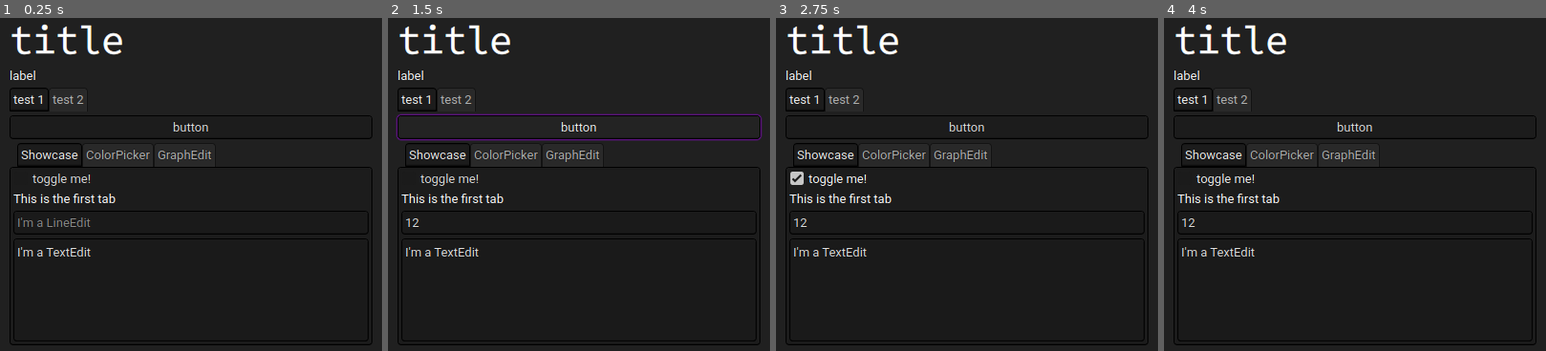
Above: before the commit, frames 1-4 (left to right).
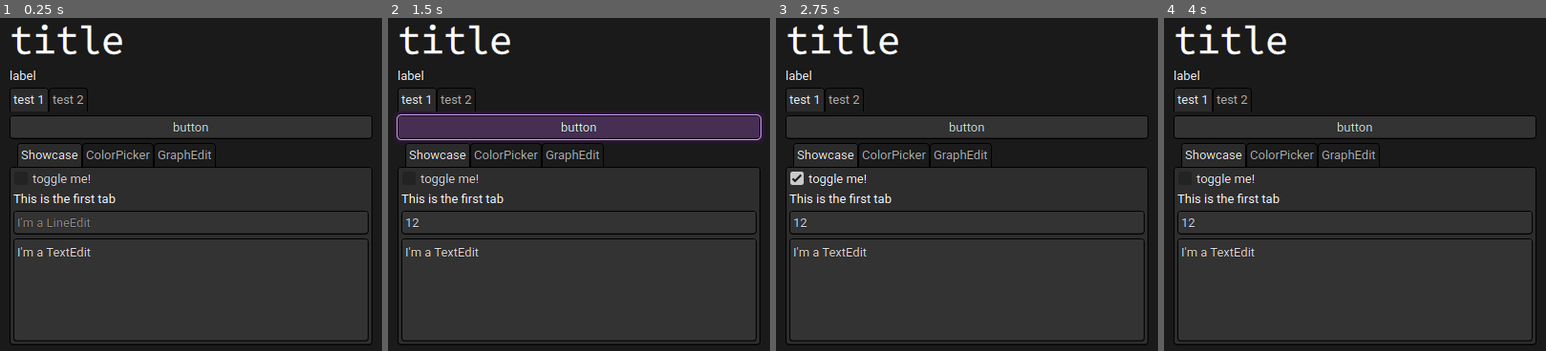
Above: after the commit, the same moments.

Repository: jxqu3/GodotGUITemplate
Game: Godot game, scene res://Scenes/main.tscn
Two runs of this game, one before a commit and one after it. Both use one fixed random seed, a clock stepped at 60 frames per second and the inputs below.
Inputs (mouse positions are in pixels of both pictures, inside the frame that each line leads up to):
- Up to frame 1 (0.25 s): no input
- Up to frame 2 (1.5 s): click (579, 221) at 0.52 s; type "12" at 0.6 s; click "button" at 1.25 s
- Up to frame 3 (2.75 s): click "toggle me!" at 2 s
- Up to frame 4 (4 s): click "button" at 2.75 s; click "toggle me!" at 3.5 s

The runs differ from the first frame. In frame 1, 33% of the frame differs, in the area x 2-97%, y 21-97%; in frame 2, 41%, in the area x 2-98%, y 21-97%; in frame 3, 33%; in frame 4, 33%.

Commit message:
improved styling

Diff:
--- a/Assets/Stylebox/Panels/panel.tres
+++ b/Assets/Stylebox/Panels/panel.tres
@@ -5,7 +5,7 @@
 content_margin_top = 4.0
 content_margin_right = 4.0
 content_margin_bottom = 4.0
-bg_color = Color(0.11372549, 0.11372549, 0.11372549, 1)
+bg_color = Color(0.17641908, 0.17641911, 0.17641902, 1)
 border_width_left = 1
 border_width_top = 1
 border_width_right = 1
--- a/Assets/Stylebox/Tabs/tab_hover.tres
+++ b/Assets/Stylebox/Tabs/tab_hover.tres
@@ -6,7 +6,10 @@
 content_margin_right = 4.0
 content_margin_bottom = 4.0
 bg_color = Color(0.25929403, 0.25929353, 0.25929376, 0.39607844)
-border_color = Color(1, 1, 1, 1)
+border_width_left = 1
+border_width_top = 1
+border_width_right = 1
+border_color = Color(0, 0, 0, 1)
 corner_radius_top_left = 3
 corner_radius_top_right = 3
 corner_detail = 5
--- a/Assets/Stylebox/Tabs/tab_selected.tres
+++ b/Assets/Stylebox/Tabs/tab_selected.tres
@@ -5,11 +5,10 @@
 content_margin_top = 4.0
 content_margin_right = 4.0
 content_margin_bottom = 4.0
-bg_color = Color(0.101960786, 0.101960786, 0.101960786, 0.6)
+bg_color = Color(0.16862746, 0.16862746, 0.16862746, 1)
 border_width_left = 1
-border_width_top = 2
+border_width_top = 1
 border_width_right = 1
-border_width_bottom = 3
 border_color = Color(0, 0, 0, 1)
 border_blend = true
 corner_radius_top_left = 3
--- a/Assets/Stylebox/Tabs/tab_unselected.tres
+++ b/Assets/Stylebox/Tabs/tab_unselected.tres
@@ -5,11 +5,11 @@
 content_margin_top = 4.0
 content_margin_right = 4.0
 content_margin_bottom = 4.0
-bg_color = Color(0.18359044, 0.18359044, 0.18359044, 0.6)
+bg_color = Color(0.105882354, 0.105882354, 0.105882354, 1)
 border_width_left = 1
 border_width_top = 1
 border_width_right = 1
-border_color = Color(0, 0, 0, 0.40392157)
+border_color = Color(0, 0, 0, 1)
 corner_radius_top_left = 3
 corner_radius_top_right = 3
 corner_detail = 5
--- a/Assets/Stylebox/focus_stylebox.tres
+++ b/Assets/Stylebox/focus_stylebox.tres
@@ -5,13 +5,20 @@
 content_margin_top = 4.0
 content_margin_right = 4.0
 content_margin_bottom = 4.0
-bg_color = Color(0.1764706, 0.1764706, 0.1764706, 0)
-draw_center = false
-border_color = Color(0.34225637, 0.0009120296, 0.51629543, 1)
+bg_color = Color(0.73241675, 0.99926287, 0, 0)
+border_width_left = 1
+border_width_top = 1
+border_width_right = 1
+border_width_bottom = 1
+border_color = Color(0.8249722, 0.6306958, 1, 1)
 corner_radius_top_left = 4
 corner_radius_top_right = 4
 corner_radius_bottom_right = 4
 corner_radius_bottom_left = 4
 corner_detail = 5
-shadow_color = Color(0.67851543, 0, 1, 0.569)
-shadow_size = 2
+expand_margin_left = 1.0
+expand_margin_top = 1.0
+expand_margin_right = 1.0
+expand_margin_bottom = 1.0
+shadow_color = Color(0.67851543, 0, 1, 0.13800001)
+shadow_size = 5
--- a/Assets/Stylebox/hover_stylebox.tres
+++ b/Assets/Stylebox/hover_stylebox.tres
@@ -5,7 +5,7 @@
 content_margin_top = 4.0
 content_margin_right = 4.0
 content_margin_bottom = 4.0
-bg_color = Color(0.14406264, 0.14406252, 0.14406258, 0.6)
+bg_color = Color(0.29219002, 0.29219005, 0.29219002, 0.6)
 border_width_left = 1
 border_width_top = 1
 border_width_right = 1
--- a/Assets/Stylebox/normal_stylebox.tres
+++ b/Assets/Stylebox/normal_stylebox.tres
@@ -5,7 +5,7 @@
 content_margin_top = 4.0
 content_margin_right = 4.0
 content_margin_bottom = 4.0
-bg_color = Color(0.1, 0.1, 0.1, 0.6)
+bg_color = Color(0.2, 0.2, 0.2, 1)
 border_width_left = 1
 border_width_top = 1
 border_width_right = 1
--- a/Assets/theme.tres
+++ b/Assets/theme.tres
@@ -160,7 +160,7 @@
 TabBar/styles/tab_selected = ExtResource("5_w53sr")
 TabBar/styles/tab_unselected = ExtResource("6_f5r8q")
 TabContainer/constants/outline_size = 1
-TabContainer/styles/panel = ExtResource("3_f5r8q")
+TabContainer/styles/panel = ExtResource("7_urrlv")
 TabContainer/styles/tab_disabled = ExtResource("5_crnkq")
 TabContainer/styles/tab_focus = ExtResource("2_w53sr")
 TabContainer/styles/tab_hovered = ExtResource("6_4goj0")
--- a/Scenes/main.tscn
+++ b/Scenes/main.tscn
@@ -26,7 +26,7 @@
 grow_horizontal = 2
 grow_vertical = 2
 mouse_filter = 2
-color = Color(0.12591085, 0.12591085, 0.12591082, 1)
+color = Color(0.103743516, 0.10374353, 0.103743516, 1)
 
 [node name="Demo" type="MarginContainer" parent="."]
 layout_mode = 1
Binary file added: ReadmeImagesRemove/image-1.png
Renamed: image.png -> ReadmeImagesRemove/image.png
Not shown, removed: image.png.import
Not shown, changed: README.md
